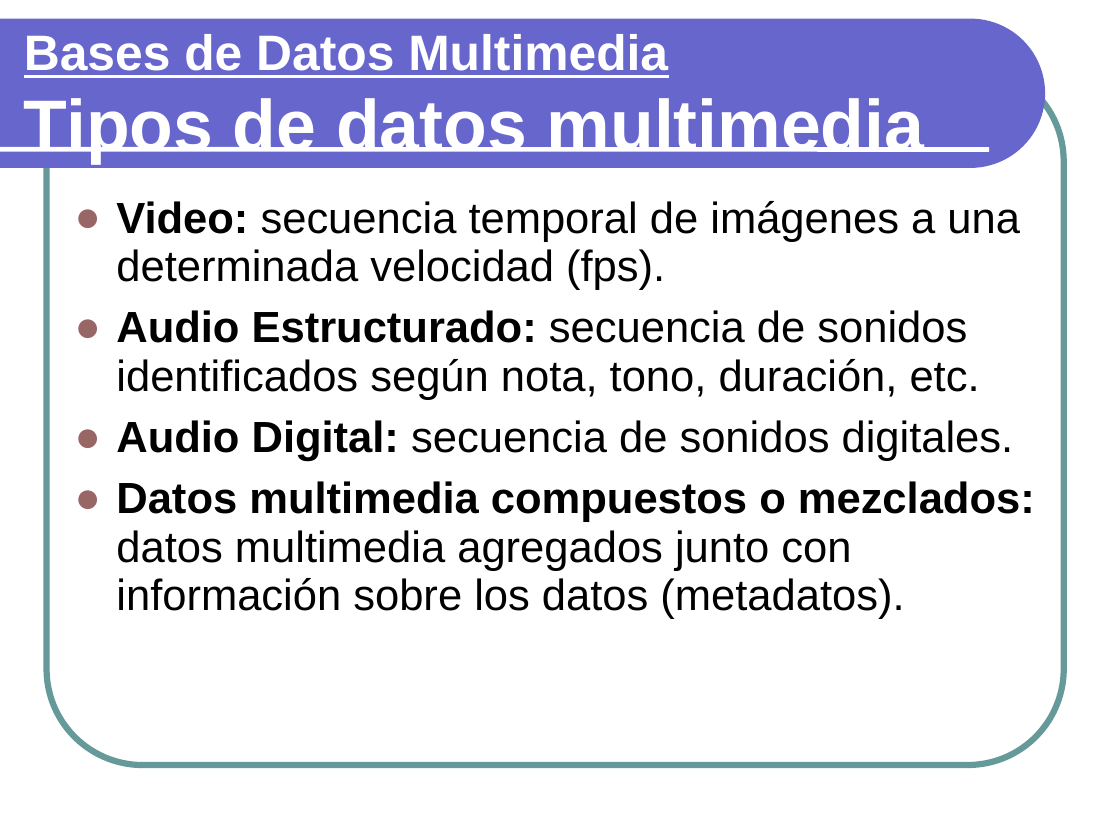
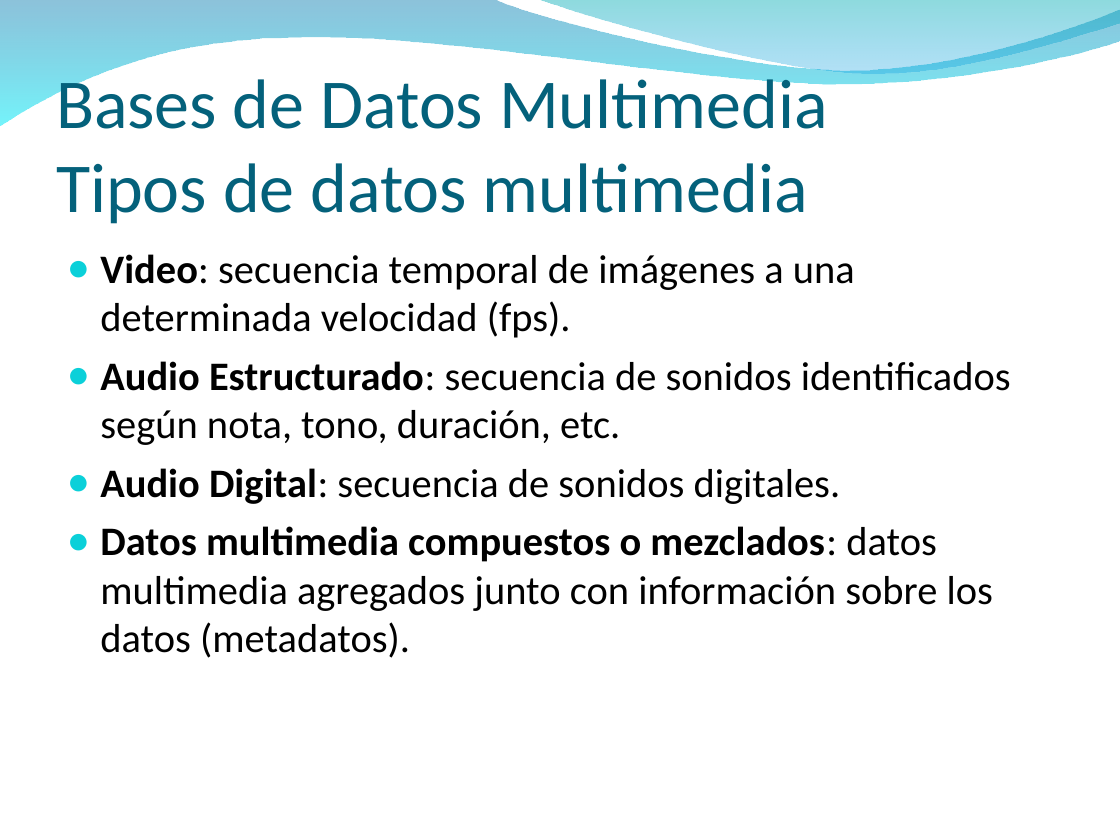
Before and after one commit to txedo/isi-mabd, a slide deck: slide 43 of Funcionalidad3/Funcionalidad3.ppt (slide 41 before the commit). Drawn at 1120x840 pixels with LibreOffice and Linux fonts; fonts in the diff are those of the drawing; background and template pictures are left out. Boxes give left, top, right and bottom in pixels: in the first picture for what was removed or moved away, otherwise in the second. Text is boxed around its words. In the diff, an @@ line names an element or a change of style, - is before the commit and + after.

```diff
--- a/Funcionalidad3/Funcionalidad3.ppt
+++ b/Funcionalidad3/Funcionalidad3.ppt
@@ freeform shape resized from (x1=0, y1=19, x2=1045, y2=168) to (x1=0, y1=0, x2=1120, y2=127) @@
@@ freeform shape at (x1=0, y1=0, x2=1120, y2=127): fill #6666CC to gradient #0079AF to #00EBF8 @@
@@ freeform shape added at (x1=536, y1=0, x2=1120, y2=77), fill gradient #00ADB6 to #009BE5 @@
@@ rounded rectangle removed at (x1=47, y1=65, x2=1064, y2=765) @@
@@ title "Bases de Datos Multimedia Tipos ..." moved from (x1=24, y1=34, x2=924, y2=164) to (x1=56, y1=70, x2=828, y2=224) @@
@@ title "Bases de Datos Multimedia Tipos ..." at (x1=56, y1=70, x2=828, y2=224): size 32 to 45 pt, underline off in "Bases de Datos Multimedia"; size 46 to 45 pt in "Tipos de datos multimedia"; font Arial to Calibri, text colour #FFFFFF to #04617B, bold off; line spacing 0.93 to 1; vertical alignment middle to bottom @@
@@ line removed from (0, 149) to (989, 149) @@
@@ text "Video: secuencia temporal de imágenes ..." moved from (x1=116, y1=201, x2=1035, y2=619) to (x1=100, y1=254, x2=1011, y2=658) @@
@@ text "Video: secuencia temporal de imágenes ..." at (x1=100, y1=254, x2=1011, y2=658): size 28 to 26 pt, font Arial to Calibri; bold off in "Video:", "Estructurado:", "Digital:", "mezclados:"; indent changed; line spacing 0.93 to 1; less space between paragraphs; bullet colour #996666 to #0BD0D9 @@
```
Also in this commit, not shown: 67 other slides changed, 2 slides added, 1 slide removed.
